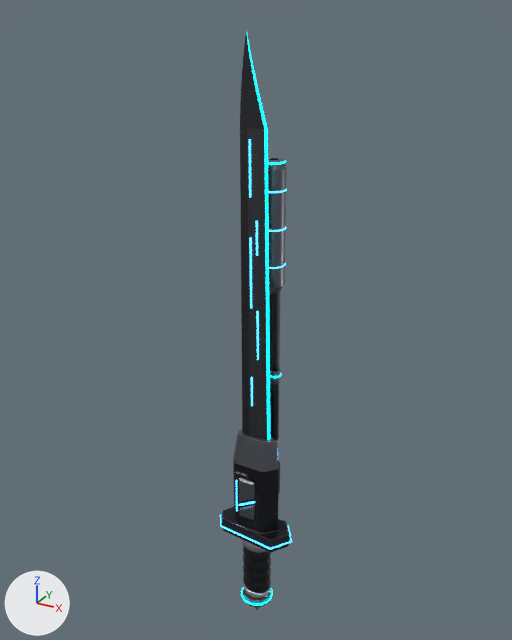
Before and after pictures for a commit that changed the glTF model assets/swords/384.glb.
Both versions are drawn from a 50 mm lens placed at (0.324, -0.592, 0.567), pointed at (-0.017, 0.029, 0.256). The lights are fixed; the arrows at lower left show +X, +Y and +Z. The first picture is the older version.

The older version as bpy lines, for what is in view:
```python
ob_glow_kat_edge = bpy.data.objects.new('glow_kat_edge', me_body_384_001)
ob_glow_kat_edge.location = (0.0, 0.0, 0.0)
ob_glow_kat_line = bpy.data.objects.new('glow_kat_line', me_neon_384_001)
ob_glow_kat_line.location = (0.0, 0.0, 0.0)
ob_glow_kat_rim = bpy.data.objects.new('glow_kat_rim', me_neon_384)
ob_glow_kat_rim.location = (0.0, 0.0, 0.0)
ob_kat_blade = bpy.data.objects.new('kat_blade', me_body_384_002)
ob_kat_blade.location = (0.0, 0.0, 0.0)
ob_kat_dark = bpy.data.objects.new('kat_dark', me_body_384_004)
ob_kat_dark.location = (0.0, 0.0, 0.0)
ob_kat_pale = bpy.data.objects.new('kat_pale', me_body_384)
ob_kat_pale.location = (0.0, 0.0, 0.0)
ob_kat_plate = bpy.data.objects.new('kat_plate', me_body_384_005)
ob_kat_plate.location = (0.0, 0.0, 0.0)
ob_kat_shin = bpy.data.objects.new('kat_shin', me_body_384_003)
ob_kat_shin.location = (0.0, 0.0, 0.0)
```
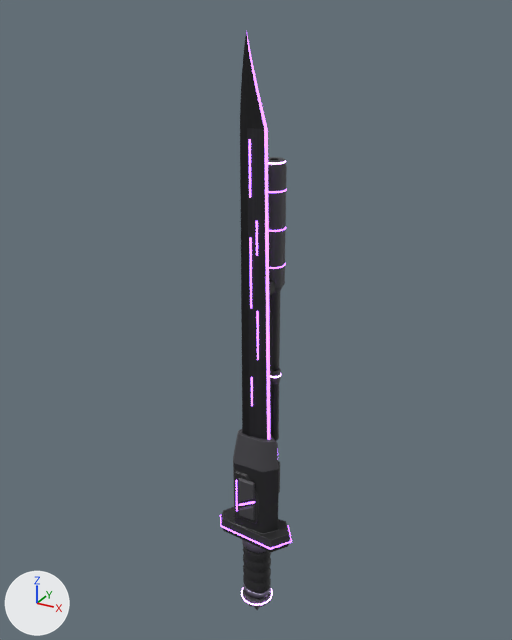
Changed parts and their boxes [x1, y1, x2, y2] in the pictures (512 x 640 px):
'kat_dark', recoloured
    both: [221, 158, 291, 593]
'kat_blade', recoloured
    both: [247, 129, 267, 439]
'kat_plate', recoloured
    both: [234, 157, 287, 607]
'glow_kat_edge', recoloured
    both: [246, 30, 270, 440]
'glow_kat_line', recoloured
    both: [220, 139, 292, 550]
'kat_pale', recoloured (darker)
    both: [242, 540, 271, 609]
'glow_kat_rim', recoloured
    both: [241, 160, 286, 606]

The change, as a list of edits to the scene's bpy script:
```text
Add mat_kat_plate_carbon:
    mat_kat_plate_carbon = bpy.data.materials.new('kat_plate_carbon')
    # uses the picture img_384_kat_plate_carbon_col
    # uses the picture img_384_kat_plate_carbon_nor
    # uses the picture img_384_kat_plate_carbon_rough
Add mat_kat_pale_carbon:
    mat_kat_pale_carbon = bpy.data.materials.new('kat_pale_carbon')
    # uses the picture img_384_kat_pale_carbon_col
    # uses the picture img_384_kat_pale_carbon_rough
    # uses the picture img_384_kat_pale_nor
Add mat_kat_dark_carbon:
    mat_kat_dark_carbon = bpy.data.materials.new('kat_dark_carbon')
    # uses the picture img_384_kat_dark_carbon_col
    # uses the picture img_384_kat_dark_carbon_nor
    # uses the picture img_384_kat_dark_carbon_rough
Add mat_kat_blade_carbon:
    mat_kat_blade_carbon = bpy.data.materials.new('kat_blade_carbon')
    # uses the picture img_384_kat_blade_carbon_col
    # uses the picture img_384_kat_blade_carbon_rough
    # uses the picture img_384_kat_blade_nor
Change me_body_384_001:
    where me_body_384_001.from_pydata(...)  # 46 vertices, 58 faces; spans x -0.011..0.017, y -0.001..0.001, z 0.1..0.55
    remove me_body_384_001.materials.append(mat_glow_kat_edge)  # cyan #00adbc, glowing cyan #00e7ff
    add me_body_384_001.materials.append(mat_glow_kat_edge_violet)  # purple #8f55bc, glowing purple #c476ff
Change me_neon_384_001:
    where me_neon_384_001.from_pydata(...)  # 274 vertices, 508 faces; spans x -0.052..0.047, y -0.024..0.051, z -0.001..0.455
    remove me_neon_384_001.materials.append(mat_glow_kat_line)  # blue #0081cb, glowing blue #38adff
    add me_neon_384_001.materials.append(mat_glow_kat_line_violet)  # purple #7e45bc, glowing purple #ad61ff
Change me_neon_384:
    where me_neon_384.from_pydata(...)  # 260 vertices, 520 faces; spans x -0.02..0.02, y -0.02..0.049, z -0.101..0.429
    remove me_neon_384.materials.append(mat_glow_kat_rim)  # cyan #00b3c4, glowing cyan #00edff
    add me_neon_384.materials.append(mat_glow_kat_rim_violet)  # purple #a074bc, glowing purple #daa0ff
Change me_body_384_002:
    where me_body_384_002.from_pydata(...)  # 42 vertices, 48 faces; spans x -0.009..0.013, y -0.005..0.005, z 0.1..0.465
    remove me_body_384_002.materials.append(mat_kat_blade)
    add me_body_384_002.materials.append(mat_kat_blade_carbon)
Change me_body_384_004:
    where me_body_384_004.from_pydata(...)  # 468 vertices, 785 faces; spans x -0.05..0.045, y -0.022..0.048, z -0.086..0.43
    remove me_body_384_004.materials.append(mat_kat_dark)
    add me_body_384_004.materials.append(mat_kat_dark_carbon)
Change me_body_384:
    where me_body_384.from_pydata(...)  # 141 vertices, 264 faces; spans x -0.0187..0.0187, y -0.0153..0.0153, z -0.129..-0.009
    remove me_body_384.materials.append(mat_kat_pale)
    add me_body_384.materials.append(mat_kat_pale_carbon)
Change me_body_384_005:
    where me_body_384_005.from_pydata(...)  # 221 vertices, 332 faces; spans x -0.028..0.028, y -0.019..0.05, z -0.111..0.43
    remove me_body_384_005.materials.append(mat_kat_plate)
    add me_body_384_005.materials.append(mat_kat_plate_carbon)
```
